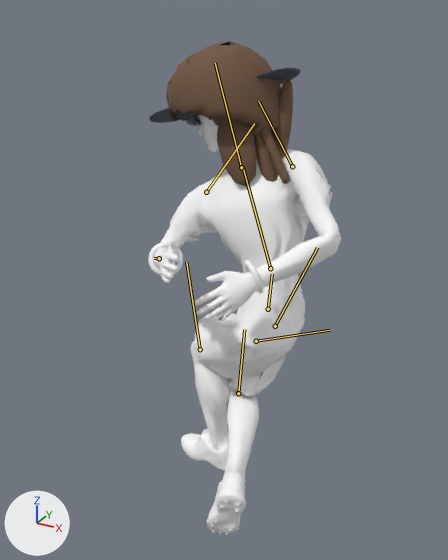
An edit to the glTF model art/blender/golfer-motion-r6.glb, drawn before and after from the same camera.
The view is the same before and after, from a camera (50 mm lens) standing at (0.819, -1.818, 1.762) and looking at (-0.107, -0.134, 0.92). Lighting does not change. The marker at lower left points along +X, +Y and +Z. The picture after the commit comes second. Both versions are drawn at frame 17 of the action 'xstep'; the numbers are the values there. The bones that change, and the others that lie on the model, are drawn over the model as lines.

Names of what the first picture shows: 'accessory_wristbandL', 'accessory_wristbandR', 'body', 'glasses_round', 'glasses_sport', 'hair_afro', 'hair_braids', 'hair_long', 'hair_ponytail', 'hair_wavy', 'headwear_backcap', 'headwear_beanie', 'headwear_bucket', 'headwear_cap', 'headwear_visor'.
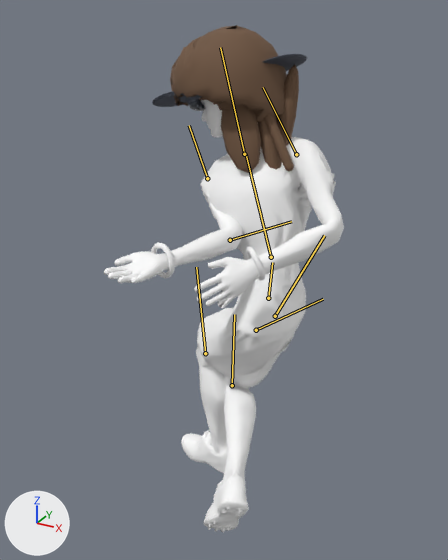
Edits to the bpy script that builds the scene:
```text
Change bone_root:
    where bone_root = bpy.data.objects['ChainsRig'].pose.bones['root']
    bone_root.location: (0.0, -0.184, 0.0) -> (0.0, -0.141, 0.0)
Change bone_hipl:
    where bone_hipl = bpy.data.objects['ChainsRig'].pose.bones['hipL']  # child of 'root'
    bone_hipl.rotation_quaternion: (0.833, 0.501, -0.118, 0.201) -> (0.871, 0.434, -0.135, 0.189)  # degrees (59, -23, 14) -> degrees (50, -24, 13)
Change bone_knl:
    where bone_knl = bpy.data.objects['ChainsRig'].pose.bones['knL']  # child of 'hipL'
    bone_knl.rotation_quaternion: (0.828, -0.561, 0.0, 0.0) -> (0.885, -0.466, 0.0, 0.0)  # degrees (-68, 0, 0) -> degrees (-56, 0, 0)
Change bone_hipr:
    where bone_hipr = bpy.data.objects['ChainsRig'].pose.bones['hipR']  # child of 'root'
    bone_hipr.rotation_quaternion: (0.83, 0.204, -0.515, -0.039) -> (0.864, 0.203, -0.452, -0.075)  # degrees (45, -57, -31) -> degrees (40, -49, -28)
Change bone_knr:
    where bone_knr = bpy.data.objects['ChainsRig'].pose.bones['knR']  # child of 'hipR'
    bone_knr.rotation_quaternion: (0.758, -0.649, 0.0, 0.0) -> (0.806, -0.589, 0.0, 0.0)  # degrees (-81, 0, 0) -> degrees (-72, 0, 0)
Change bone_spine:
    where bone_spine = bpy.data.objects['ChainsRig'].pose.bones['spine']  # child of 'root'
    bone_spine.rotation_quaternion: (0.726, -0.145, 0.659, -0.128) -> (0.723, -0.134, 0.667, -0.12)  # degrees (-77, 67, -75) -> degrees (-78, 69, -77)
Change bone_shr:
    where bone_shr = bpy.data.objects['ChainsRig'].pose.bones['shR']  # child of 'spine'
    bone_shr.rotation_quaternion: (0.854, 0.09, 0.287, 0.422) -> (0.907, 0.223, -0.226, -0.272)  # degrees (26, 25, 58) -> degrees (34, -17, -38)
Change bone_elr:
    where bone_elr = bpy.data.objects['ChainsRig'].pose.bones['elR']  # child of 'shR'
    bone_elr.rotation_quaternion: (0.65, 0.759, 0.021, 0.024) -> (0.822, 0.566, 0.026, 0.018)  # degrees (99, -1, 4) -> degrees (69, 1, 3)
```

What differs and where, as boxes [x1, y1, x2, y2] in the pictures (448 x 560 px):
'body', posed (28% wider)
    before: [154, 115, 341, 535]
    after: [104, 100, 344, 532]
'hair_afro', posed
    before: [166, 41, 281, 136]
    after: [170, 25, 287, 122]
'hair_long', posed
    before: [195, 113, 278, 187]
    after: [199, 97, 282, 173]
'hair_ponytail', posed
    before: [272, 78, 293, 159]
    after: [277, 64, 299, 146]
'hair_braids', posed
    before: [255, 123, 290, 184]
    after: [260, 109, 294, 171]
'headwear_backcap', posed
    before: [256, 68, 301, 84]
    after: [263, 54, 307, 71]
'accessory_wristbandR', posed (31% narrower)
    before: [148, 242, 183, 276]
    after: [151, 242, 175, 278]
'headwear_cap', posed (mostly hidden)
    before: [149, 109, 174, 123]
    after: [153, 92, 184, 107]
'glasses_sport', posed (6% wider)
    before: [186, 114, 201, 126]
    after: [189, 99, 205, 111]
'headwear_beanie', posed (mostly hidden)
    before: [182, 111, 199, 122]
    after: [185, 95, 203, 107]
'headwear_bucket', posed (mostly hidden)
    before: [173, 110, 184, 119]
    after: [177, 93, 186, 103]
'headwear_visor', posed (mostly hidden)
    before: [149, 108, 170, 119]
    after: [152, 91, 174, 103]
'glasses_round', posed
    before: [193, 116, 198, 125]
    after: [197, 100, 201, 110]
bone 'root', root to tip
    before: (268, 309) to (272, 274)
    after: (268, 298) to (272, 262)
bone 'hipL', root to tip
    before: (256, 341) to (330, 330)
    after: (256, 330) to (323, 299)
bone 'knL', root to tip
    before: (200, 349) to (186, 262)
    after: (205, 353) to (196, 267)
bone 'hipR', root to tip
    before: (275, 326) to (317, 247)
    after: (275, 316) to (324, 235)
bone 'knR', root to tip
    before: (238, 393) to (244, 329)
    after: (232, 385) to (234, 314)
bone 'spine', root to tip
    before: (270, 268) to (243, 167)
    after: (271, 257) to (246, 154)
bone 'shR', root to tip
    before: (206, 192) to (254, 123)
    after: (207, 178) to (189, 125)
bone 'elR', root to tip
    before: (159, 258) to (154, 258)
    after: (230, 240) to (291, 221)
